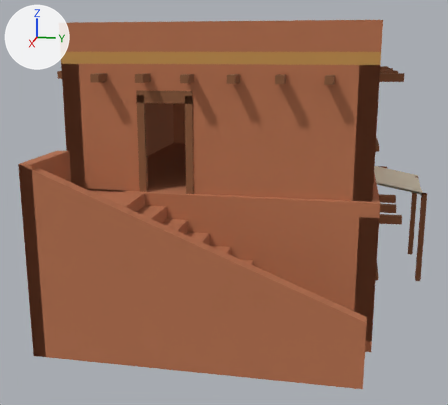
Two versions of the glTF model assets/models/house.glb, one commit apart.
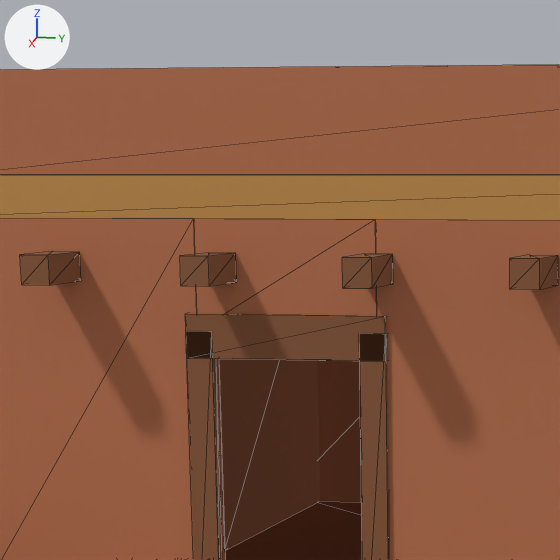
There are two pictures of each version: one whole from a 50 mm lens placed at (16.65, 2.79, 6.09), pointed at (0.94, -0.35, 2.16), one close up on the part from 19% to 54% of the width and 1% to 39% of the height. Lighting does not change. The marker at upper left points along +X, +Y and +Z. The older version's two pictures come first. The close-ups show mesh edges as thin lines. Vertices at exactly the same position are counted once.

In view in the first close-up: 'roof-col', 'upper_slab-col', 'upper_wall_back-col', 'upper_wall_left-col', 'upper_wall_right-col'.
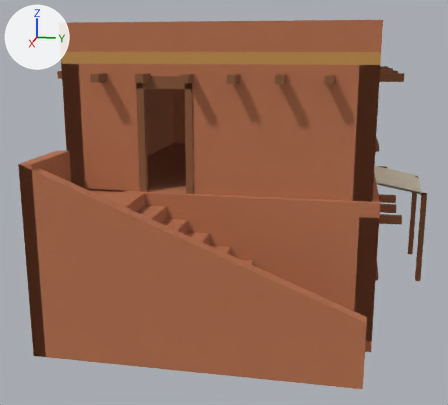
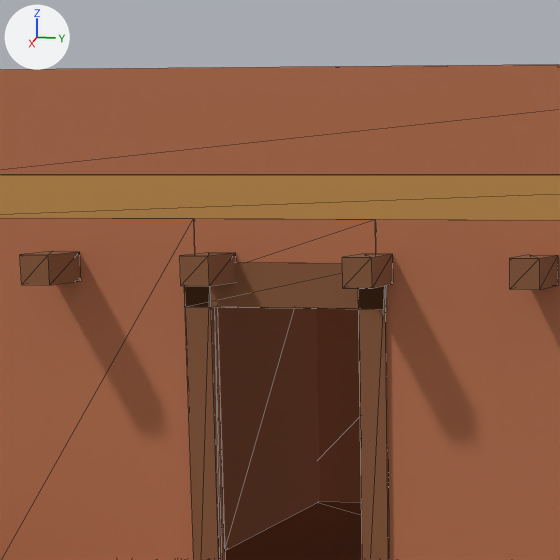
The edits, one by one:
me_upper_wall_right_col has 92 vertices, 144 faces and spans x 3.45..4.38, y -3.35..3.35, z 3.05..5.8.
me_upper_wall_right_col is used by ob_upper_wall_right_col; location (0.0, 0.0, 0.0).
me_upper_wall_right_col part 1: the loose piece of 8 vertices spanning x 3.81..3.88, y -1.66..-0.44, z 4.99..5.25 is moved by (0.0, 0.0, 0.3).
me_upper_wall_right_col part 2: all 12 vertices in x 3.45..3.88, y -1.66..-0.44, z 5.15 are moved by (0.0, 0.0, 0.3).

Where the change shows, as pixel boxes (x1, y1, x2, y2) in the close-ups (560 x 560 px; the box of a moved part takes in the faces that stretch with it):
part 1 of me_upper_wall_right_col, moved or reshaped
    before: (185, 313, 387, 361)
    after: (184, 262, 387, 309)
part 2 of me_upper_wall_right_col, moved or reshaped
    before: (186, 219, 390, 560)
    after: (185, 219, 390, 560)
